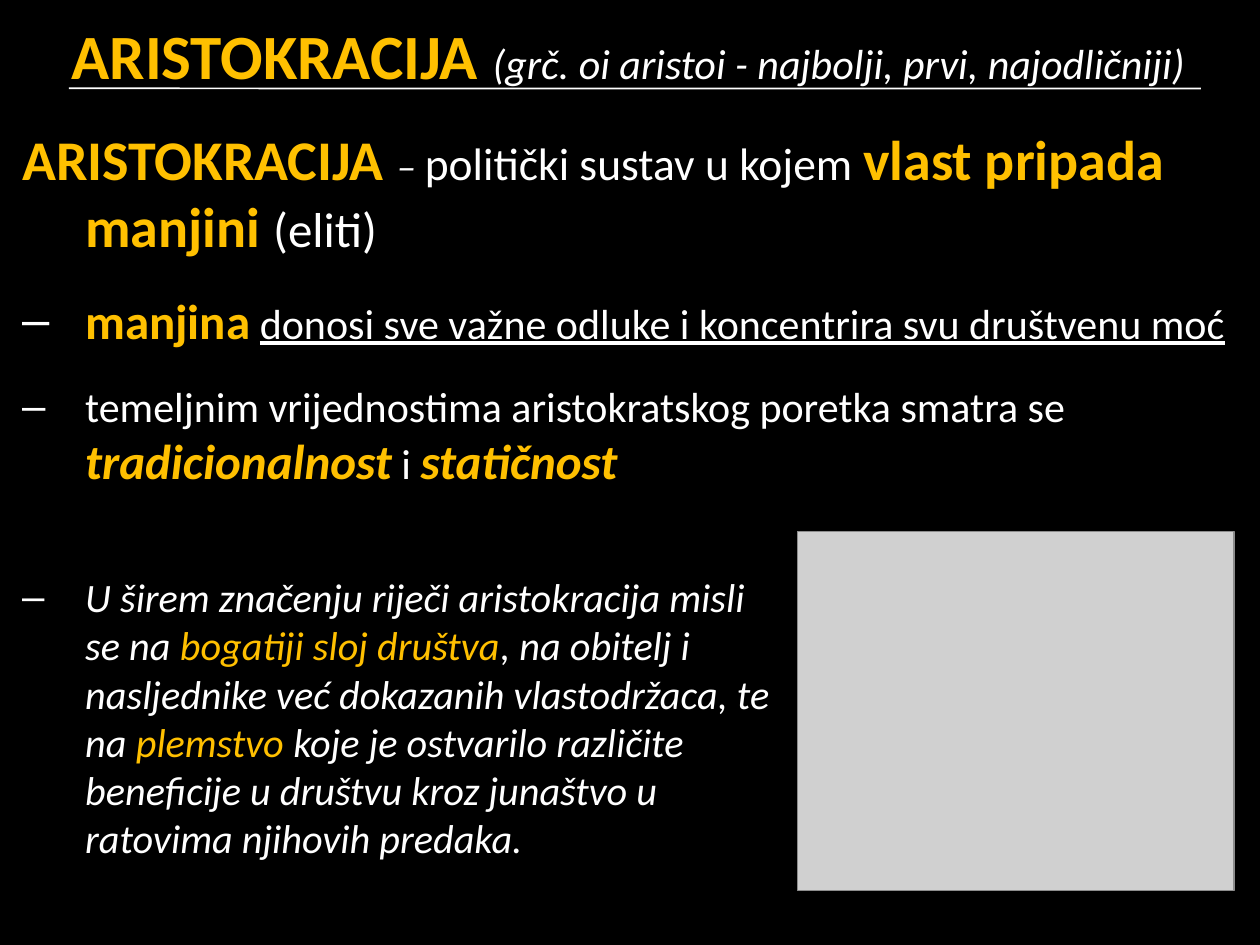
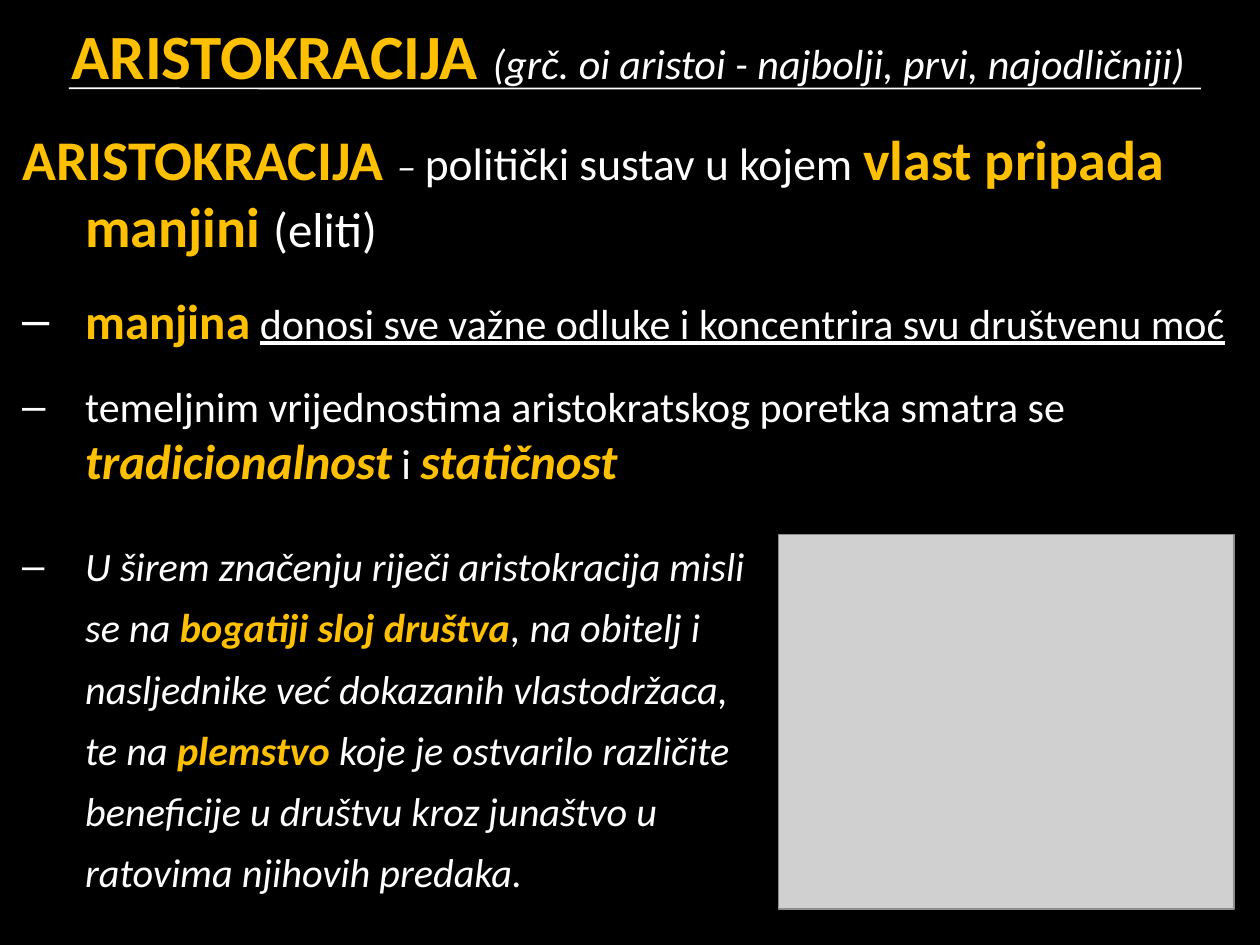
Before and after one commit to cornx/print, a slide deck: slide 6 of data/prezentacije/politika/003_tipovi_politickih_poredaka.pptx. Drawn at 1260x945 pixels with LibreOffice and Linux fonts; fonts in the diff are those of the drawing; grey boxes stand for pictures. Boxes give left, top, right and bottom in pixels: in the first picture for what was removed or moved away, otherwise in the second. Text is boxed around its words. In the diff, an @@ line names an element or a change of style, - is before the commit and + after.

```diff
--- a/data/prezentacije/politika/003_tipovi_politickih_poredaka.pptx
+++ b/data/prezentacije/politika/003_tipovi_politickih_poredaka.pptx
@@ text "U širem značenju riječi aristokracija ...": place and size @@
-text "U širem značenju riječi aristokracija ..." at box(85, 584, 769, 860)
+text "U širem značenju riječi aristokracija ..." at box(85, 553, 744, 894)
@@ text "U širem značenju riječi aristokracija ..." at box(85, 553, 744, 894): bold on in "bogatiji sloj društva, plemstvo"; line spacing 1 to 35pt; more space between paragraphs @@
@@ picture: place and size @@
-picture at box(798, 532, 1235, 891)
+picture at box(779, 534, 1234, 908)
```
Also in this commit, not shown: 11 other slides changed.
